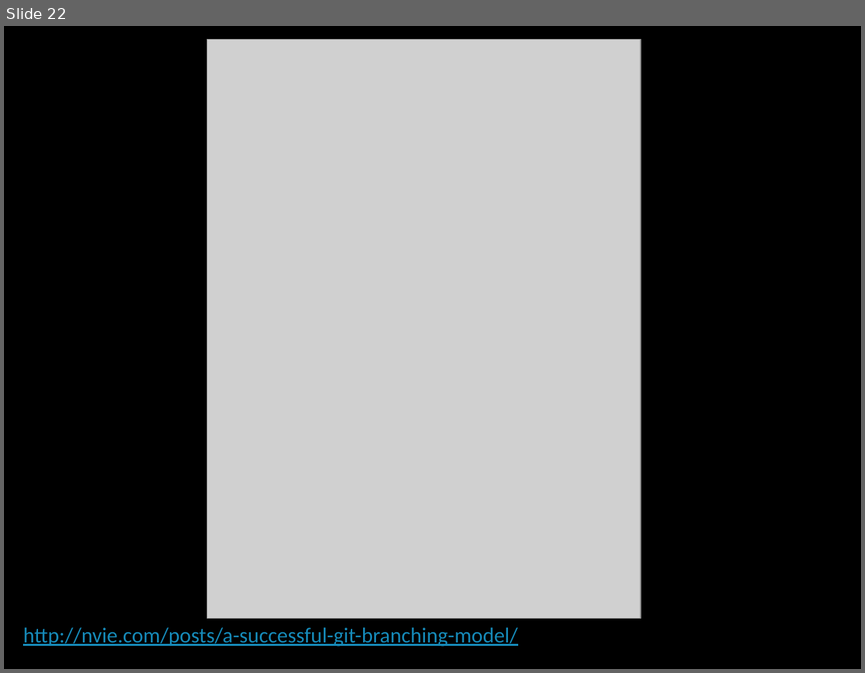
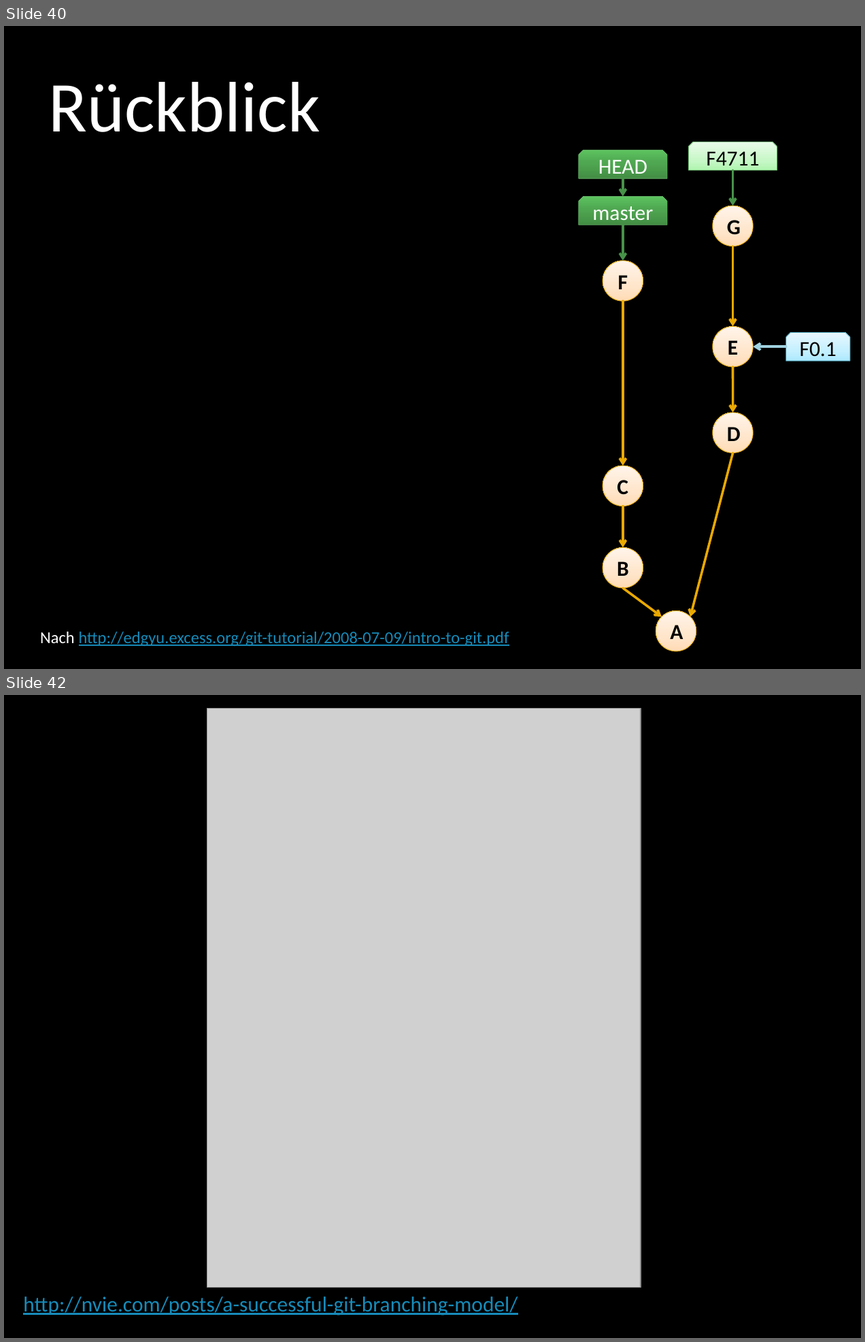
Before and after one commit to forki/GitTalk, a slide deck: GitTalk.pptx. Shown one above the other, each under a label of ours: slide 22 before the commit, slides 40 and 42 after it; the slides between them are not shown. The pictures are 865x673 and 865x1342 pixels, drawn with LibreOffice and Linux fonts; fonts in the diff are those of the drawing; grey boxes stand for pictures. Boxes give left, top, right and bottom in pixels: in the first picture for what was removed or moved away, otherwise in the second. Text is boxed around its words. In the diff, an @@ line names an element or a change of style, - is before the commit and + after.

```diff
--- a/GitTalk.pptx
+++ b/GitTalk.pptx
@@ slide 40 added at (4,26,861,669), background #000000 @@
@@ text added at (49,82,320,132), 60 pt, text #FFFFFF @@
+Rückblick
@@ snip same rect added at (689,142,777,170), fill gradient #B0F6B1 to #C8F8C8 to #E9FDE9, outline #67B569 0.5 pt, 18 pt, text #000000 @@
+F4711
@@ snip same rect added at (578,150,666,178), fill gradient #438F45 to #4FA851 to #5CC35F, outline #67B569 0.5 pt, 18 pt, text #FFFFFF @@
+HEAD
@@ arrow added from (623, 178) to (623, 197), #479249 2 pt @@
@@ arrow added from (732, 170) to (732, 206), #479249 2 pt @@
@@ snip same rect added at (578,197,666,225), fill gradient #438F45 to #4FA851 to #5CC35F, outline #67B569 0.5 pt, 18 pt, text #FFFFFF @@
+master
@@ ellipse added at (713,206,753,246), fill gradient #FFDBB5 to #FFE5CB to #FFF5EB, outline #EBA900 0.5 pt, 18 pt, text #000000, bold @@
+G
@@ arrow added from (623, 225) to (623, 261), #479249 2 pt @@
@@ arrow added from (732, 246) to (732, 326), #EBA900 2 pt @@
@@ ellipse added at (603,261,643,301), fill gradient #FFDBB5 to #FFE5CB to #FFF5EB, outline #EBA900 0.5 pt, 18 pt, text #000000, bold @@
+F
@@ arrow added from (623, 301) to (623, 465), #EBA900 2 pt @@
@@ ellipse added at (713,326,753,366), fill gradient #FFDBB5 to #FFE5CB to #FFF5EB, outline #EBA900 0.5 pt, 18 pt, text #000000, bold @@
+E
@@ arrow added from (786, 346) to (753, 346), #A0D3E0 2 pt @@
@@ snip same rect added at (786,332,851,360), fill gradient #ADE9FF to #C5EFFF to #E9F9FF, outline #5BB3CA 0.5 pt, 18 pt, text #000000 @@
+F0.1
@@ arrow added from (732, 367) to (732, 412), #EBA900 2 pt @@
@@ ellipse added at (713,412,753,452), fill gradient #FFDBB5 to #FFE5CB to #FFF5EB, outline #EBA900 0.5 pt, 18 pt, text #000000, bold @@
+D
@@ arrow added from (732, 452) to (690, 616), #EBA900 2 pt @@
@@ ellipse added at (603,465,643,506), fill gradient #FFDBB5 to #FFE5CB to #FFF5EB, outline #EBA900 0.5 pt, 18 pt, text #000000, bold @@
+C
@@ arrow added from (623, 506) to (623, 547), #EBA900 2 pt @@
@@ ellipse added at (603,547,643,587), fill gradient #FFDBB5 to #FFE5CB to #FFF5EB, outline #EBA900 0.5 pt, 18 pt, text #000000, bold @@
+B
@@ arrow added from (623, 588) to (661, 616), #EBA900 2 pt @@
@@ ellipse added at (656,610,696,651), fill gradient #FFDBB5 to #FFE5CB to #FFF5EB, outline #EBA900 0.5 pt, 18 pt, text #000000, bold @@
+A
@@ text added at (40,631,509,645), 14 pt, text #168BBA, underline @@
+Nach http://edgyu.excess.org/git-tutorial/2008-07-09/intro-to-git.pdf
@@ what was slide 22 is now slide 42 @@
```
Also in this commit, not shown: 5 slides changed, 19 other slides added, 1 other file.
